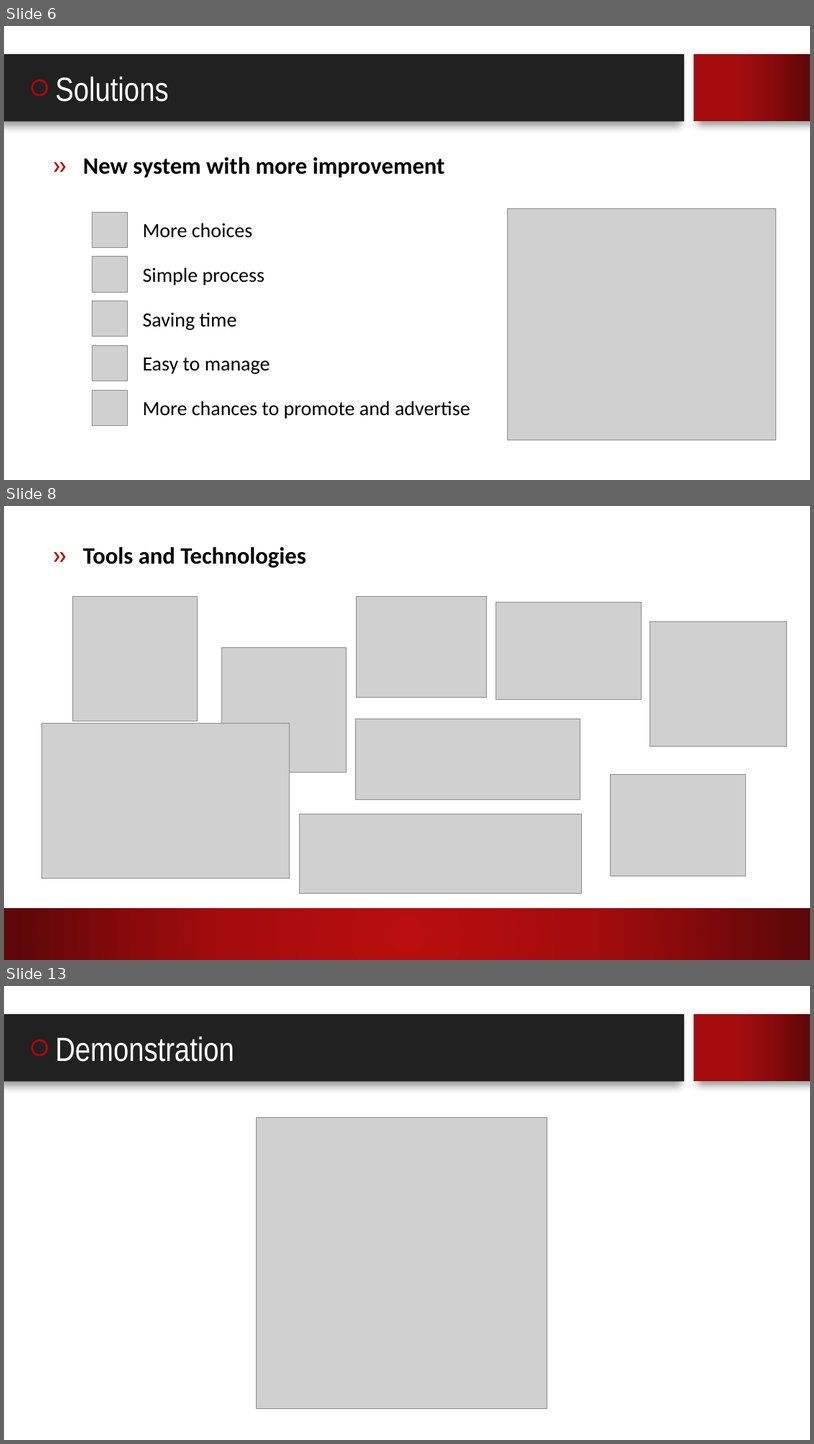
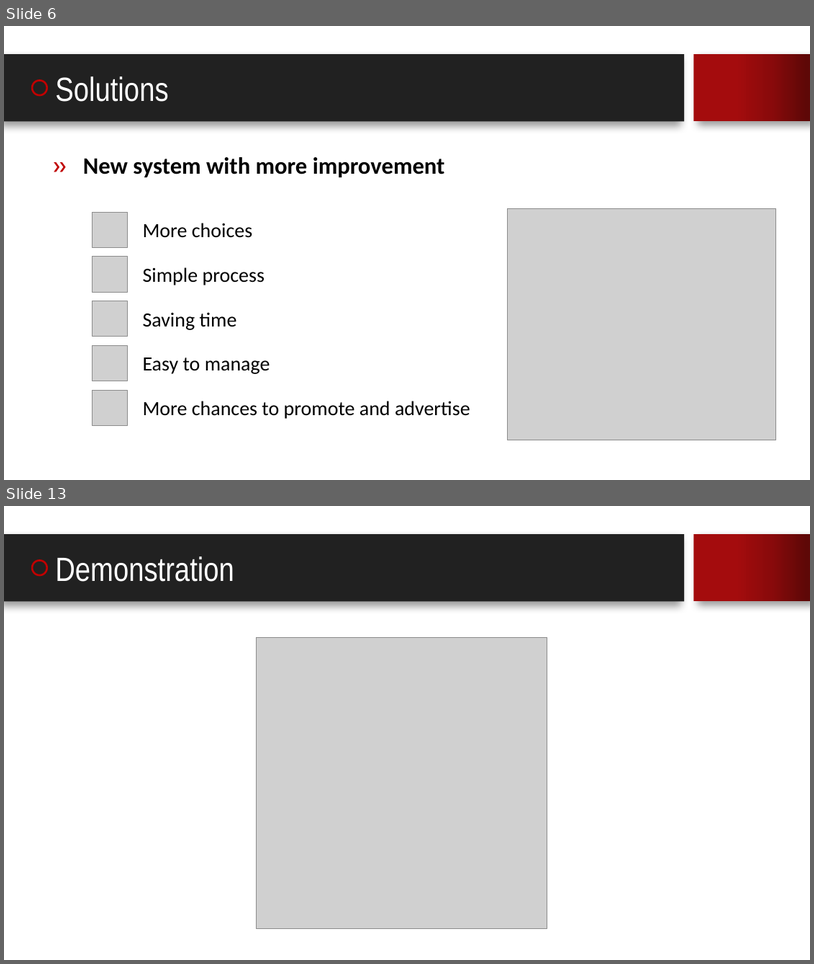
Before and after one commit to lighting92/football-pitches-booking, a slide deck: Material/ThinhND/FPB_CP_Presentation.pptx. Shown one above the other, each under a label of ours: slides 6, 8 and 13 before the commit, slides 6 and 13 after it; the slides between them are not shown. The pictures are 814x1444 and 814x964 pixels, drawn with LibreOffice and Linux fonts; fonts in the diff are those of the drawing; grey boxes stand for pictures; background and template pictures are left out. Boxes give left, top, right and bottom in pixels: in the first picture for what was removed or moved away, otherwise in the second. Text is boxed around its words. In the diff, an @@ line names an element or a change of style, - is before the commit and + after.

```diff
--- a/Material/ThinhND/FPB_CP_Presentation.pptx
+++ b/Material/ThinhND/FPB_CP_Presentation.pptx
@@ slide 8 removed at box(4, 506, 810, 960), background picture (left out) @@
@@ text removed at box(83, 547, 306, 568) @@
-» Tools and Technologies
@@ picture removed at box(72, 596, 197, 721) @@
@@ picture removed at box(357, 597, 486, 698) @@
@@ picture removed at box(496, 602, 642, 699) @@
@@ picture removed at box(650, 622, 787, 746) @@
@@ picture removed at box(221, 648, 347, 772) @@
@@ picture removed at box(356, 718, 581, 800) @@
@@ picture removed at box(41, 723, 290, 879) @@
@@ picture removed at box(611, 775, 746, 876) @@
@@ picture removed at box(300, 814, 582, 893) @@
@@ rectangle removed at box(4, 908, 810, 960) @@
```
Also in this commit, not shown: 6 slides changed, 1 slide added.
